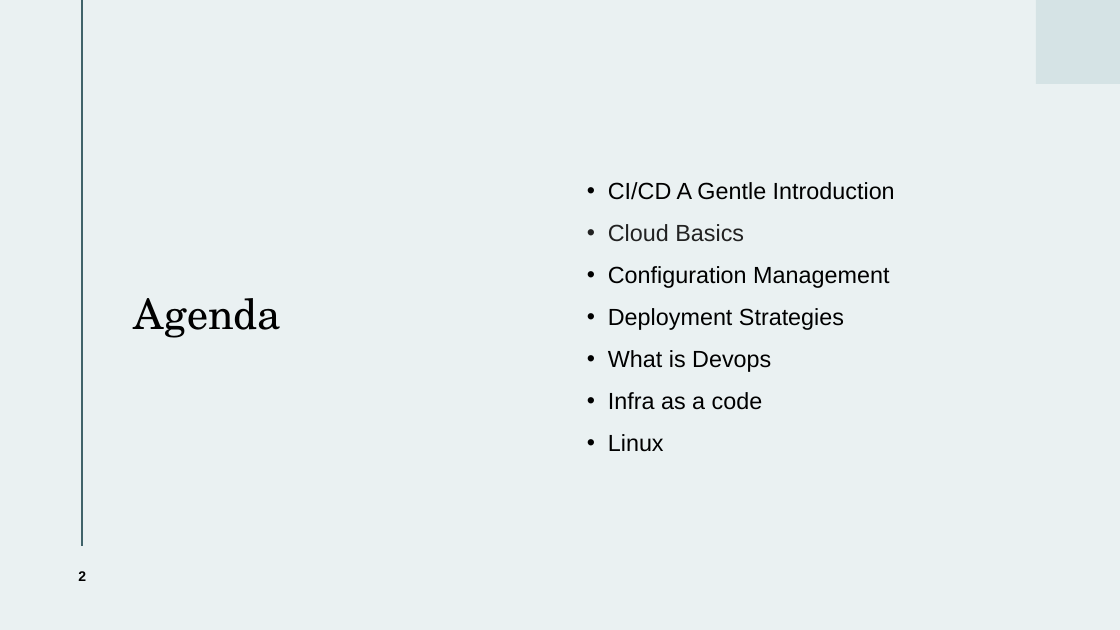
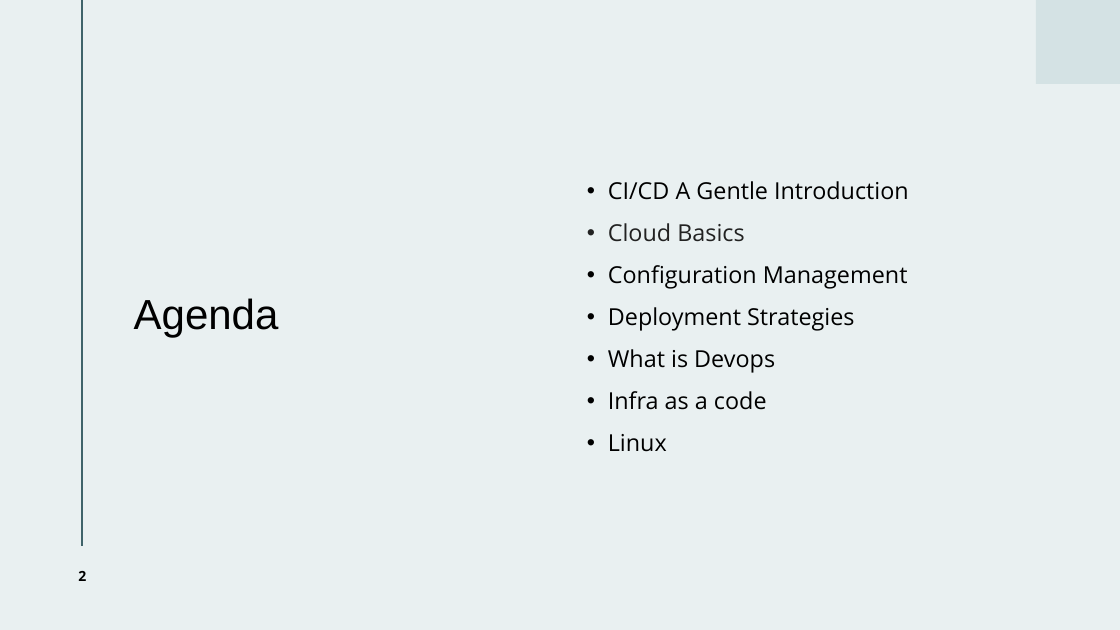
Before and after one commit to sub0101/muku, a slide deck: slide 2 of Presentation 3.pptx. Drawn at 1120x630 pixels with LibreOffice and Linux fonts; fonts in the diff are those of the drawing. Boxes give left, top, right and bottom in pixels: in the first picture for what was removed or moved away, otherwise in the second. Text is boxed around its words. In the diff, an @@ line names an element or a change of style, - is before the commit and + after.

```diff
--- a/Presentation 3.pptx
+++ b/Presentation 3.pptx
@@ background #EAF1F2 to #E9F0F1 @@
@@ title "Agenda" at bbox=[134, 298, 279, 338]: font TeX Gyre Schola to Arial @@
@@ text "CI/CD A Gentle Introduction" at bbox=[608, 181, 909, 452]: font Arial to Open Sans; less space between paragraphs @@
```
Also in this commit, not shown: 10 other slides changed, 7 slides added, 4 slides removed.
